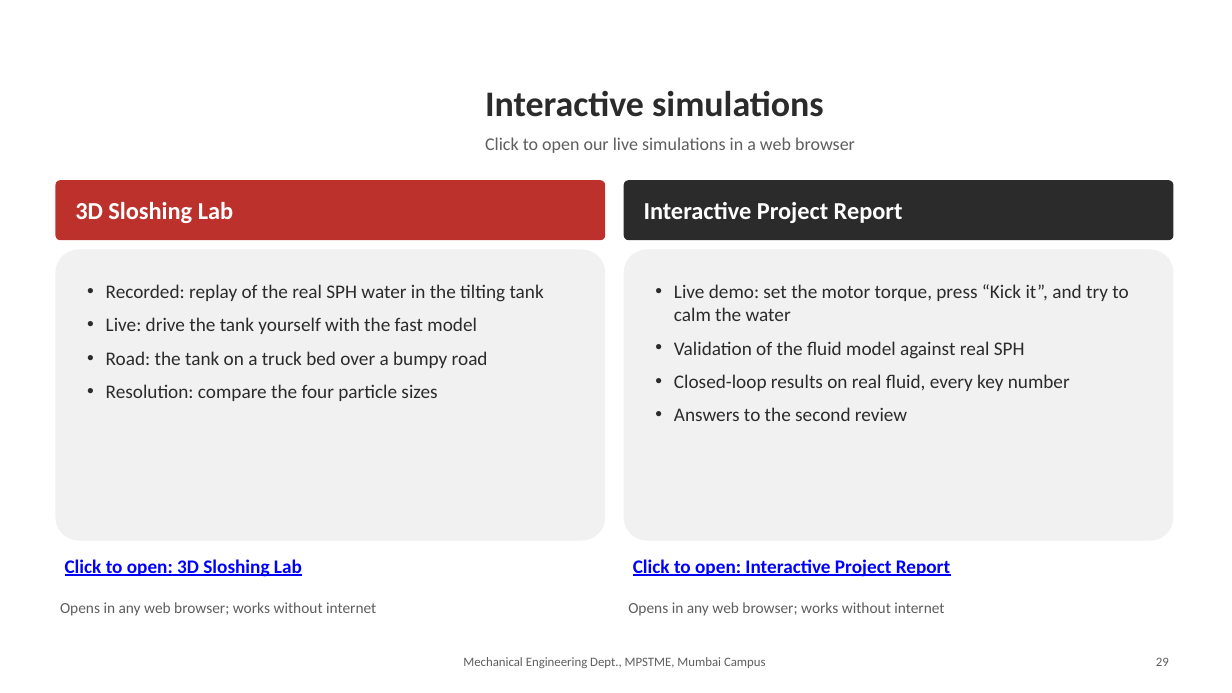
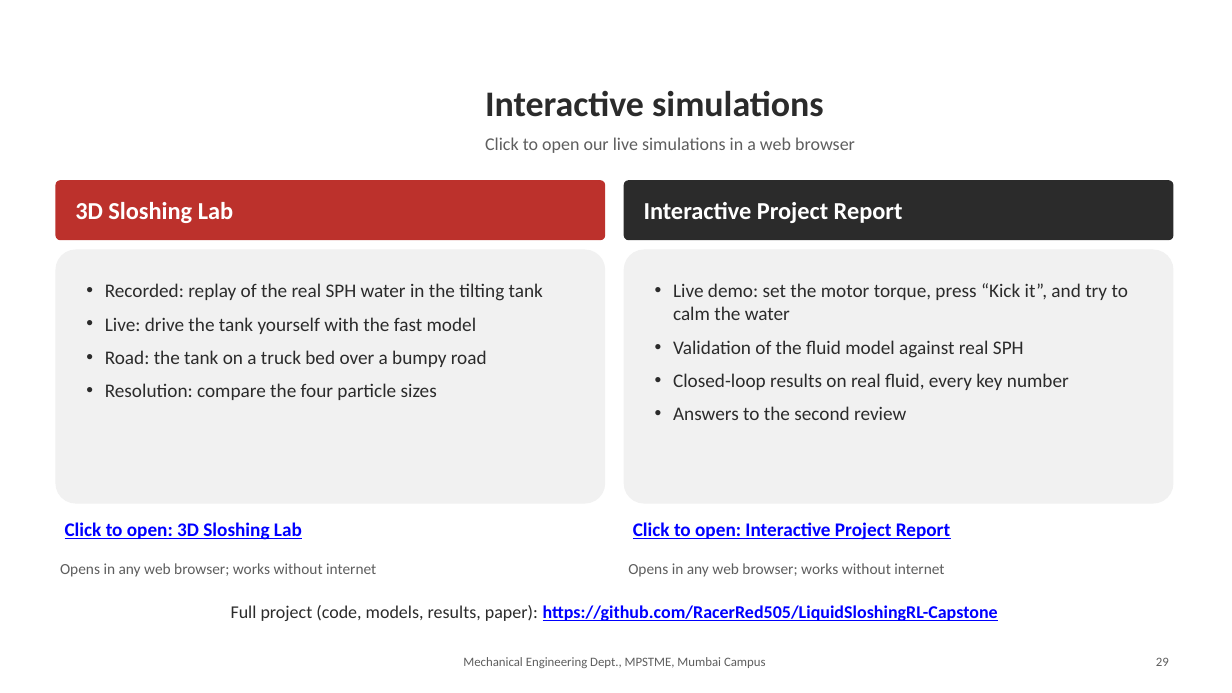
Before and after one commit to RacerRed505/LiquidSloshingRL-Capstone, a slide deck: slide 29 of docs/presentation/Liquid_Sloshing_Final_Presentation.pptx. Drawn at 1232x693 pixels with LibreOffice and Linux fonts; fonts in the diff are those of the drawing; background and template pictures are left out. Boxes give left, top, right and bottom in pixels: in the first picture for what was removed or moved away, otherwise in the second. Text is boxed around its words. In the diff, an @@ line names an element or a change of style, - is before the commit and + after.

Commit message:
Add the project link to the presentation

```diff
--- a/docs/presentation/Liquid_Sloshing_Final_Presentation.pptx
+++ b/docs/presentation/Liquid_Sloshing_Final_Presentation.pptx
@@ rounded rectangle "Recorded: replay of the real ...": place and size @@
-rounded rectangle "Recorded: replay of the real ..." at (55, 250, 605, 541)
+rounded rectangle "Recorded: replay of the real ..." at (55, 250, 605, 504)
@@ rounded rectangle "Live demo: set the motor ...": place and size @@
-rounded rectangle "Live demo: set the motor ..." at (624, 250, 1174, 541)
+rounded rectangle "Live demo: set the motor ..." at (624, 250, 1174, 504)
@@ text "Click to open: 3D Sloshing ...": place and size @@
-text "Click to open: 3D Sloshing ..." at (65, 559, 302, 577)
+text "Click to open: 3D Sloshing ..." at (65, 522, 302, 540)
@@ text "Click to open: Interactive Project ...": place and size @@
-text "Click to open: Interactive Project ..." at (633, 559, 950, 577)
+text "Click to open: Interactive Project ..." at (633, 522, 950, 540)
@@ text "Opens in any web browser; ...": place and size @@
-text "Opens in any web browser; ..." at (60, 602, 376, 616)
+text "Opens in any web browser; ..." at (60, 563, 376, 577)
@@ text "Opens in any web browser; ...": place and size @@
-text "Opens in any web browser; ..." at (628, 602, 944, 616)
+text "Opens in any web browser; ..." at (628, 563, 944, 577)
@@ text added at (231, 605, 998, 621), 14 pt, text #0000FF, bold, underline @@
+Full project (code, models, results, paper): https://github.com/RacerRed505/LiquidSloshingRL-Capstone
```
Also in this commit, not shown: 1 other slide changed, 1 other file.
